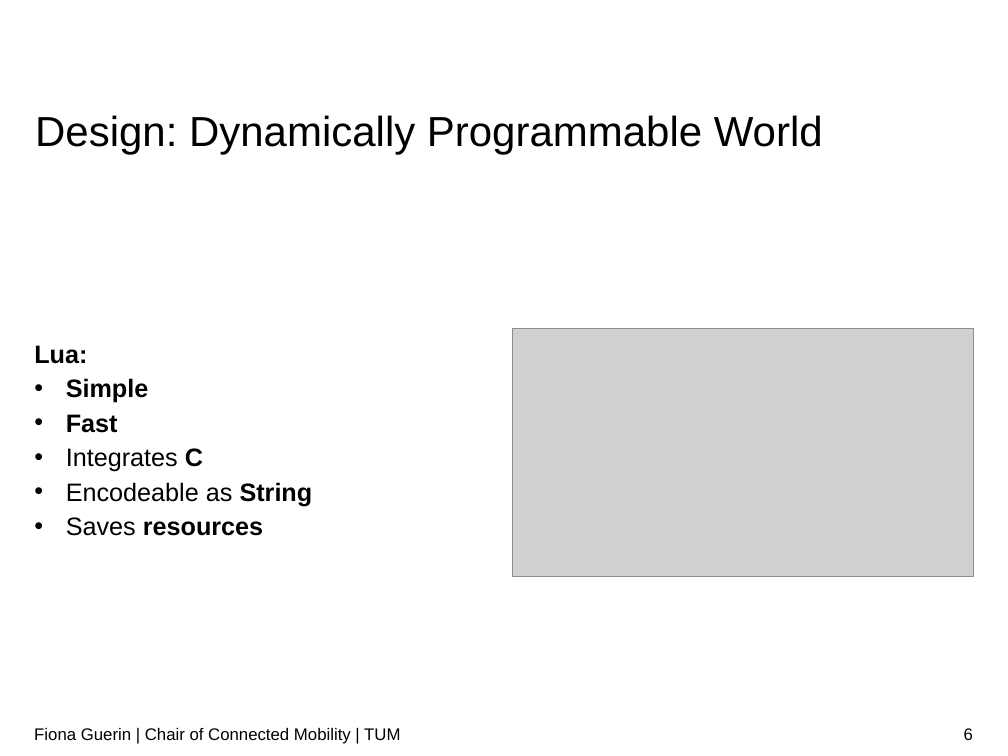
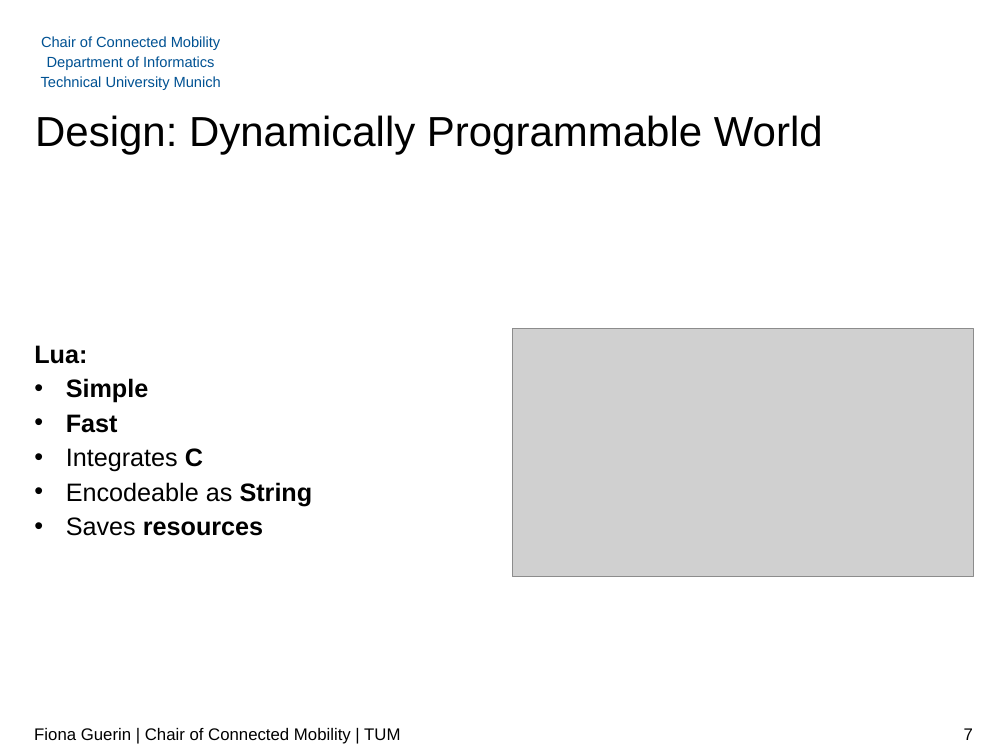
Before and after one commit to FionaGuerin/ProgrammableWorld, a slide deck: slide 7 of doc/chants.pptx (slide 6 before the commit). Drawn at 1008x756 pixels with LibreOffice and Linux fonts; fonts in the diff are those of the drawing; grey boxes stand for pictures; background and template pictures are left out. Boxes give left, top, right and bottom in pixels: in the first picture for what was removed or moved away, otherwise in the second. Text is boxed around its words. In the diff, an @@ line names an element or a change of style, - is before the commit and + after.

```diff
--- a/doc/chants.pptx
+++ b/doc/chants.pptx
@@ text added at <box>41,36,221,90</box>, 10.5 pt, text #005293 @@
+Chair of Connected Mobility
+Department of Informatics
+Technical University Munich
@@ page number at <box>964,728,973,740</box>: text changed @@
-6
+7
```
Also in this commit, not shown: 9 other slides changed.
